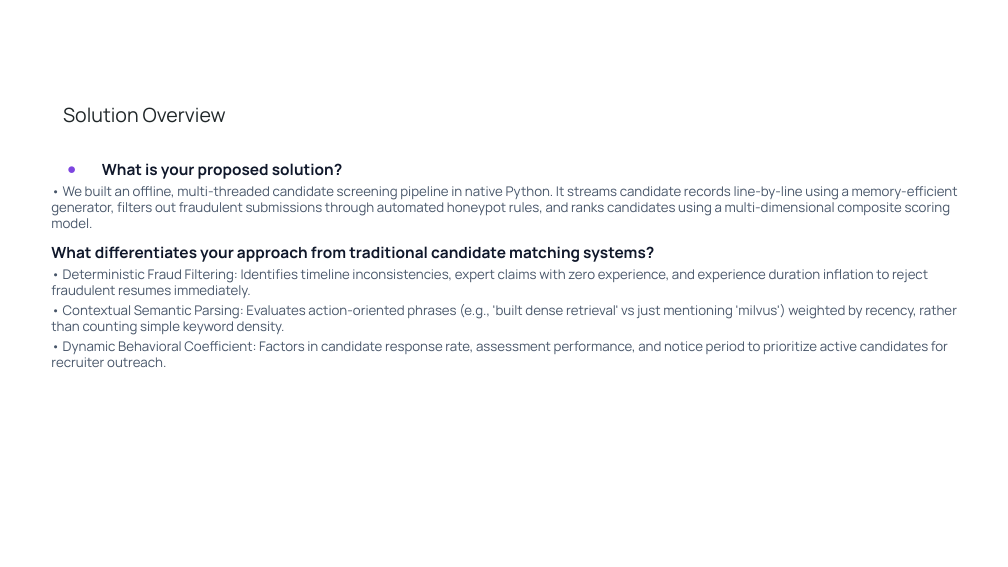
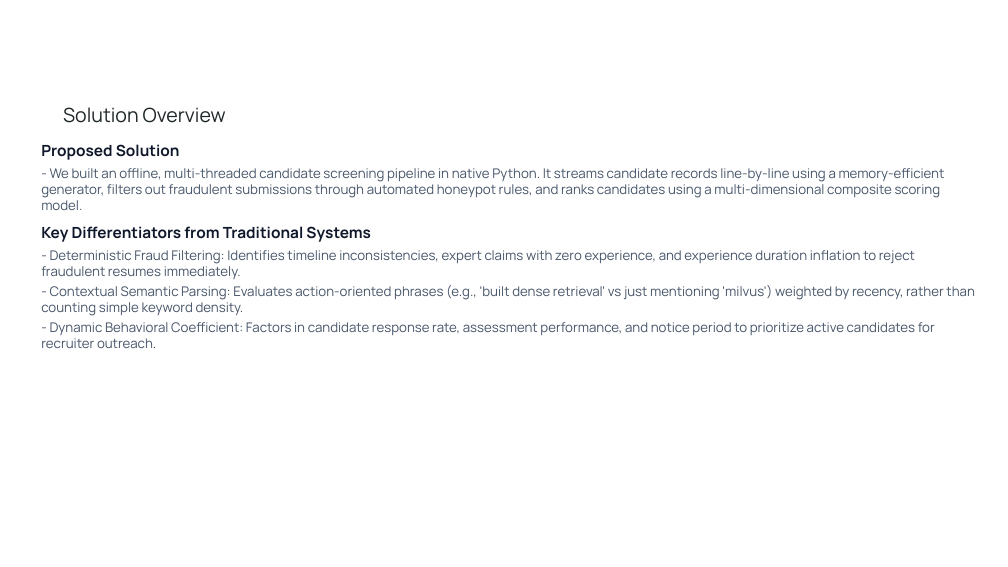
Before and after one commit to IqraKhanZ/candidate-ranker, a slide deck: slide 2 of Redrob_Candidate_Ranker_Submission.pptx. Drawn at 1008x567 pixels with LibreOffice and Linux fonts; fonts in the diff are those of the drawing; background and template pictures are left out. Boxes give left, top, right and bottom in pixels: in the first picture for what was removed or moved away, otherwise in the second. Text is boxed around its words. In the diff, an @@ line names an element or a change of style, - is before the commit and + after.

```diff
--- a/Redrob_Candidate_Ranker_Submission.pptx
+++ b/Redrob_Candidate_Ranker_Submission.pptx
@@ text at (41,144,974,348): text changed @@
-● What is your proposed solution?
-• We built an offline, multi-threaded candidate screening pipeline in native Python. It streams candidate records line-by-line using a memory-efficient generator, filters out fraudulent submissions through automated honeypot rules, and ranks candidates using a multi-dimensional composite scoring model.
-What differentiates your approach from traditional candidate matching systems?
-• Deterministic Fraud Filtering: Identifies timeline inconsistencies, expert claims with zero experience, and experience duration inflation to reject fraudulent resumes immediately.
-• Contextual Semantic Parsing: Evaluates action-oriented phrases (e.g., 'built dense retrieval' vs just mentioning 'milvus') weighted by recency, rather than counting simple keyword density.
-• Dynamic Behavioral Coefficient: Factors in candidate response rate, assessment performance, and notice period to prioritize active candidates for recruiter outreach.
+Proposed Solution
+- We built an offline, multi-threaded candidate screening pipeline in native Python. It streams candidate records line-by-line using a memory-efficient generator, filters out fraudulent submissions through automated honeypot rules, and ranks candidates using a multi-dimensional composite scoring model.
+Key Differentiators from Traditional Systems
+- Deterministic Fraud Filtering: Identifies timeline inconsistencies, expert claims with zero experience, and experience duration inflation to reject fraudulent resumes immediately.
+- Contextual Semantic Parsing: Evaluates action-oriented phrases (e.g., 'built dense retrieval' vs just mentioning 'milvus') weighted by recency, rather than counting simple keyword density.
+- Dynamic Behavioral Coefficient: Factors in candidate response rate, assessment performance, and notice period to prioritize active candidates for recruiter outreach.
```
Also in this commit, not shown: 9 other slides changed.
